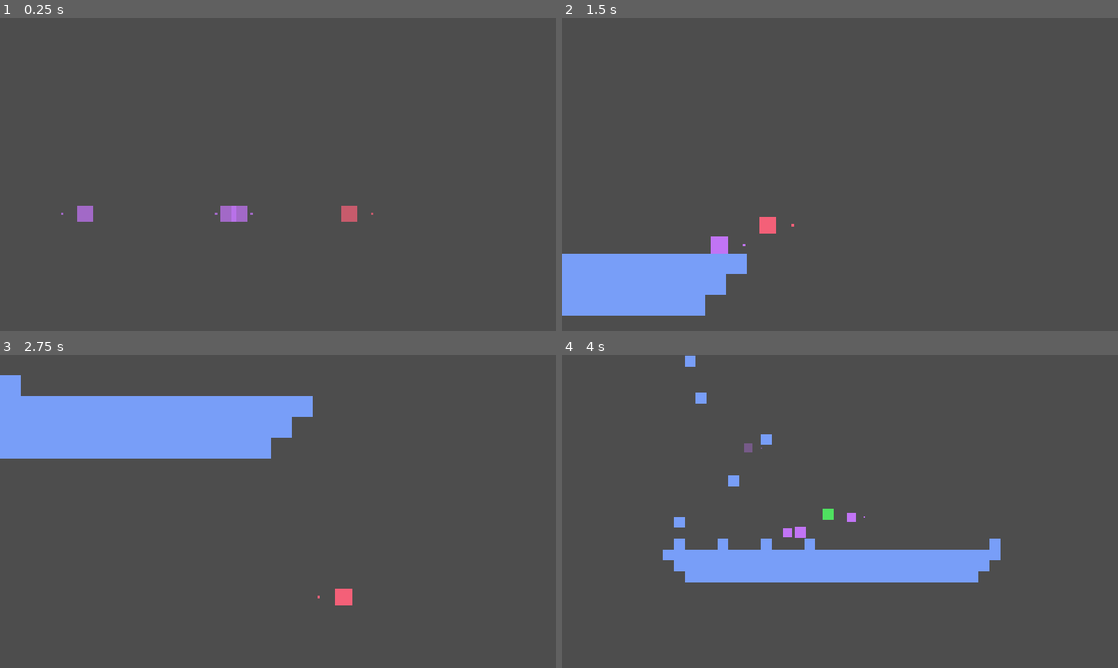
Above: before the commit, frames 1-4 (two rows, left to right).
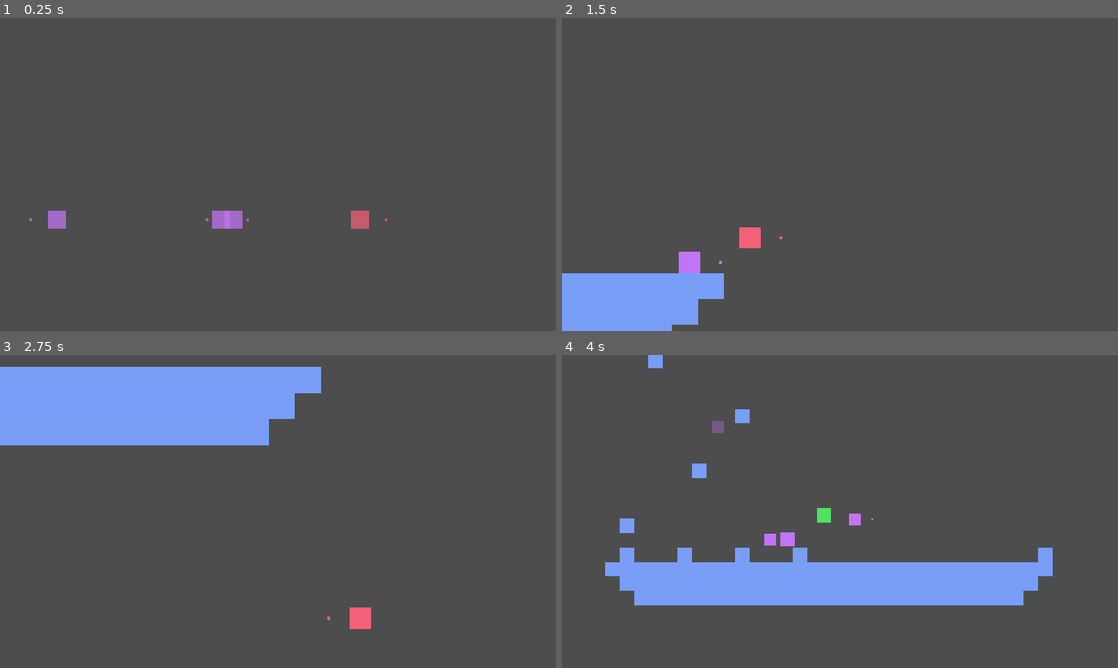
Above: after the commit, the same moments.

Repository: itsMapleLeaf/tfbg
Game: Godot game, scene res://game/game.tscn
The game is run twice, just before and just after one commit, with the same random seed, the same clock (stepped at 60 frames per second) and the same inputs.
Inputs:
- Up to frame 1 (0.25 s): no input
- Up to frame 2 (1.5 s): hold X (grab) 0.53-1.28 s; hold Right (right) from 0.53 s (still down); tap Z (jump) at 0.77 s; tap X (grab) at 1.35 s
- Up to frame 3 (2.75 s): tap Z (jump) at 1.52 s; release Right (right) at 2.03 s; hold Left (left) from 2.03 s (still down); hold X (grab) from 2.03 s (still down)
- Up to frame 4 (4 s): release Left (left) at 2.78 s; release X (grab) at 2.78 s; hold Right (right) from 2.78 s (still down); tap X (grab) at 2.85 s; tap Z (jump) at 3.02, 3.77 s; hold X (grab) from 3.53 s (still down)

The runs differ from the first frame. In frame 1, 1.0% of the frame differs, in the area x 5-70%, y 60-68%; in frame 2, 3.9%; in frame 3, 8.1%; in frame 4, 11%, in the area x 7-89%, y 0-80%.

Commit message:
adjust camera zoomz

Diff:
--- a/game/game.gd
+++ b/game/game.gd
@@ -57,10 +57,10 @@
 	camera.look_enabled = player.is_alive
 	if player.is_alive:
 		camera.target_position = player.global_position + CAMERA_OFFSET
-		camera.target_zoom = Vector2(1.2, 1.2)
+		camera.target_zoom = Vector2(1.5, 1.5)
 	else:
 		camera.target_position = camera_wide_view_position_node.global_position
-		camera.target_zoom = Vector2(0.6, 0.6)
+		camera.target_zoom = Vector2(0.8, 0.8)
 
 func _spawn_falling_blocks():
 	while true:
